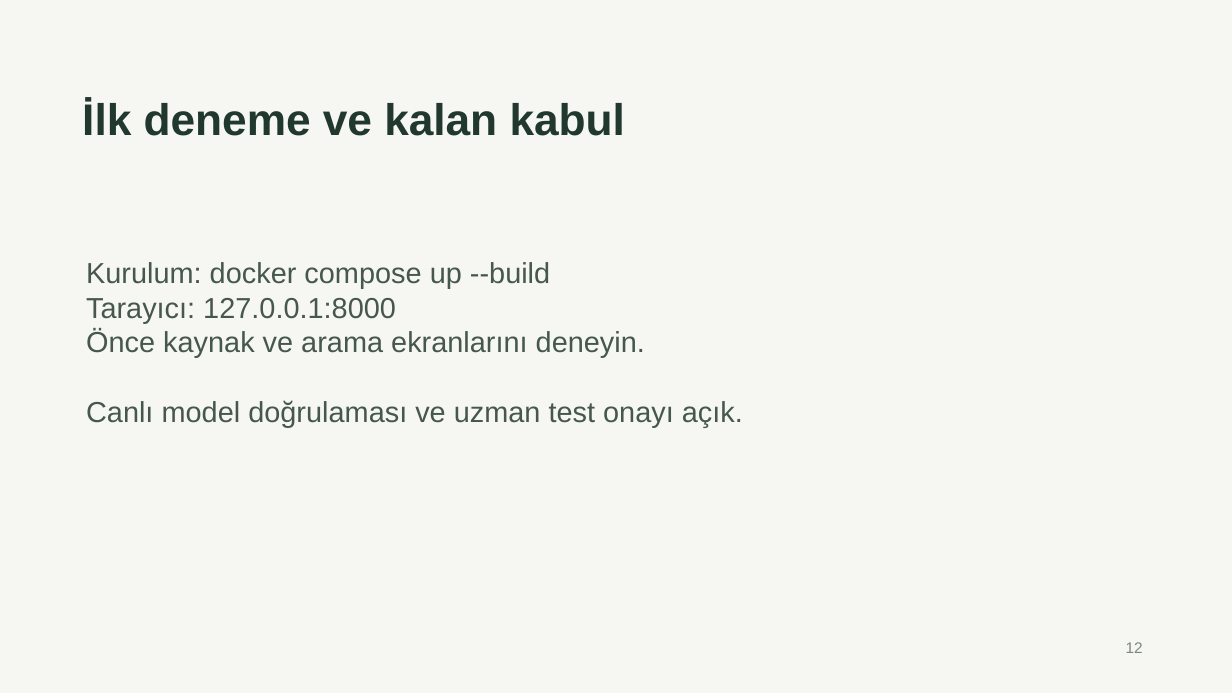
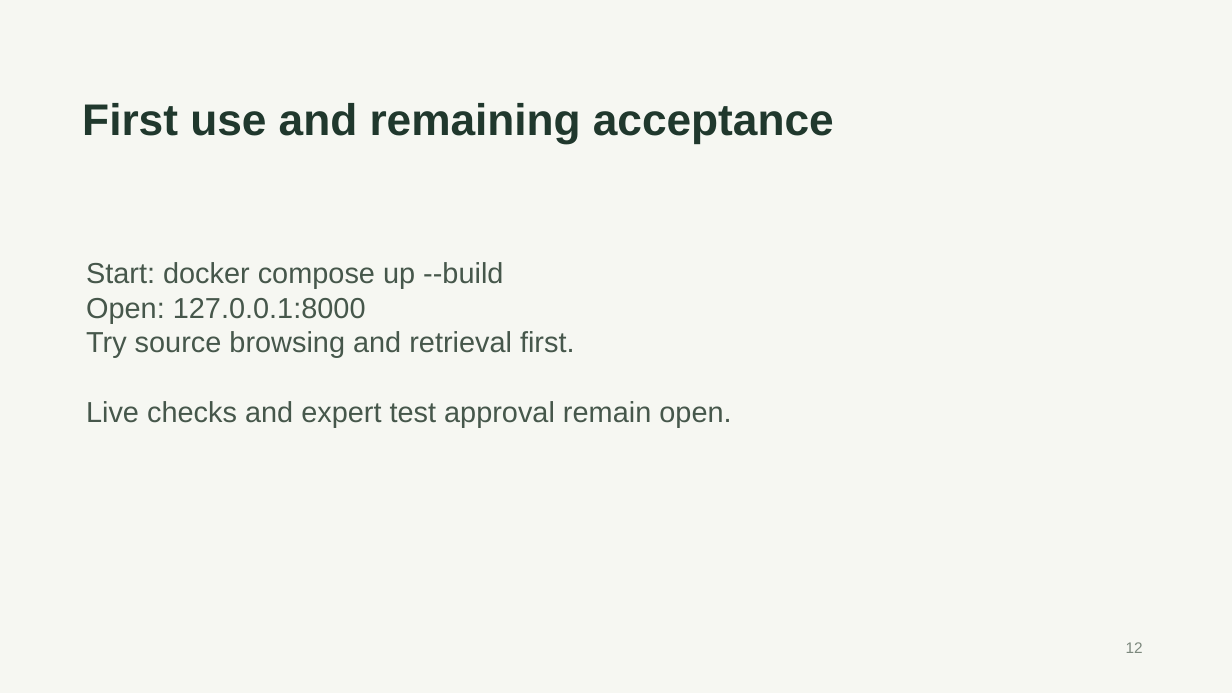
Before and after one commit to for-aiur/ai-act-copilot, a slide deck: slide 12 of docs/presentation/AI-Act-Copilot-M1.pptx. Drawn at 1232x693 pixels with LibreOffice and Linux fonts; fonts in the diff are those of the drawing. Boxes give left, top, right and bottom in pixels: in the first picture for what was removed or moved away, otherwise in the second. Text is boxed around its words. In the diff, an @@ line names an element or a change of style, - is before the commit and + after.

```diff
--- a/docs/presentation/AI-Act-Copilot-M1.pptx
+++ b/docs/presentation/AI-Act-Copilot-M1.pptx
@@ text at [82,103,834,143]: text changed @@
-İlk deneme ve kalan kabul
+First use and remaining acceptance
@@ text at [86,262,731,427]: text changed @@
-Kurulum: docker compose up --build
-Tarayıcı: 127.0.0.1:8000
-Önce kaynak ve arama ekranlarını deneyin.
-Canlı model doğrulaması ve uzman test onayı açık.
+Start: docker compose up --build
+Open: 127.0.0.1:8000
+Try source browsing and retrieval first.
+Live checks and expert test approval remain open.
```
Also in this commit, not shown: 3 other slides changed, 8 slides added, 8 slides removed, 4 other files.
